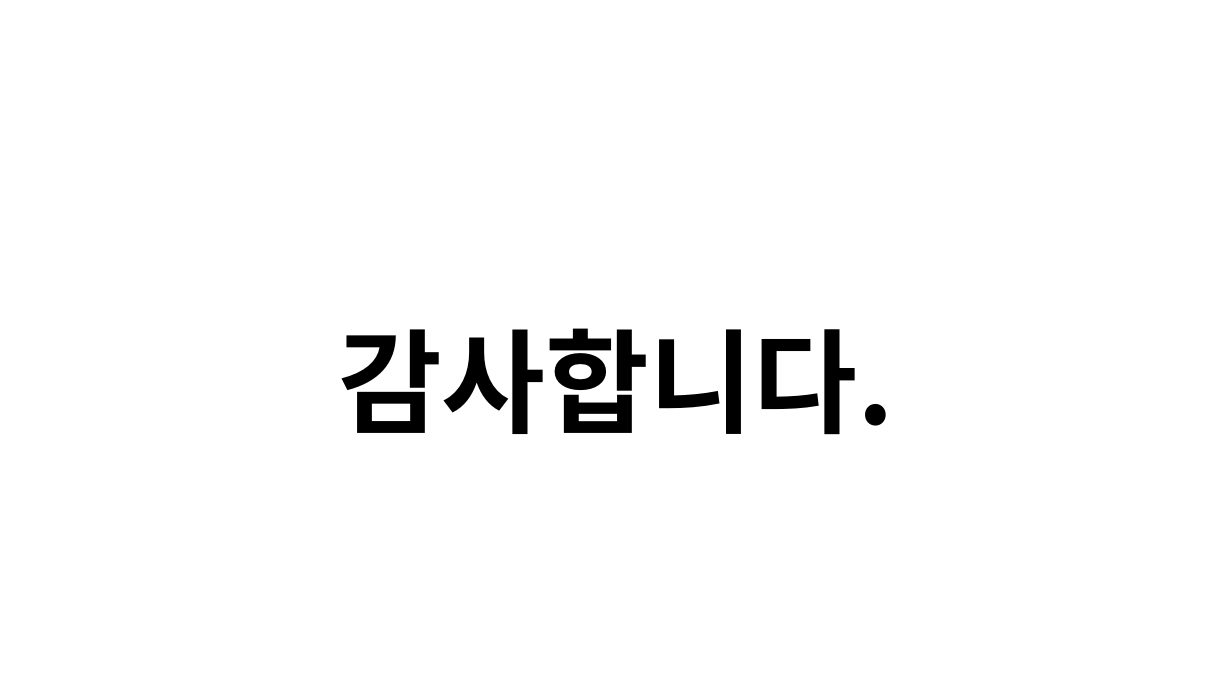
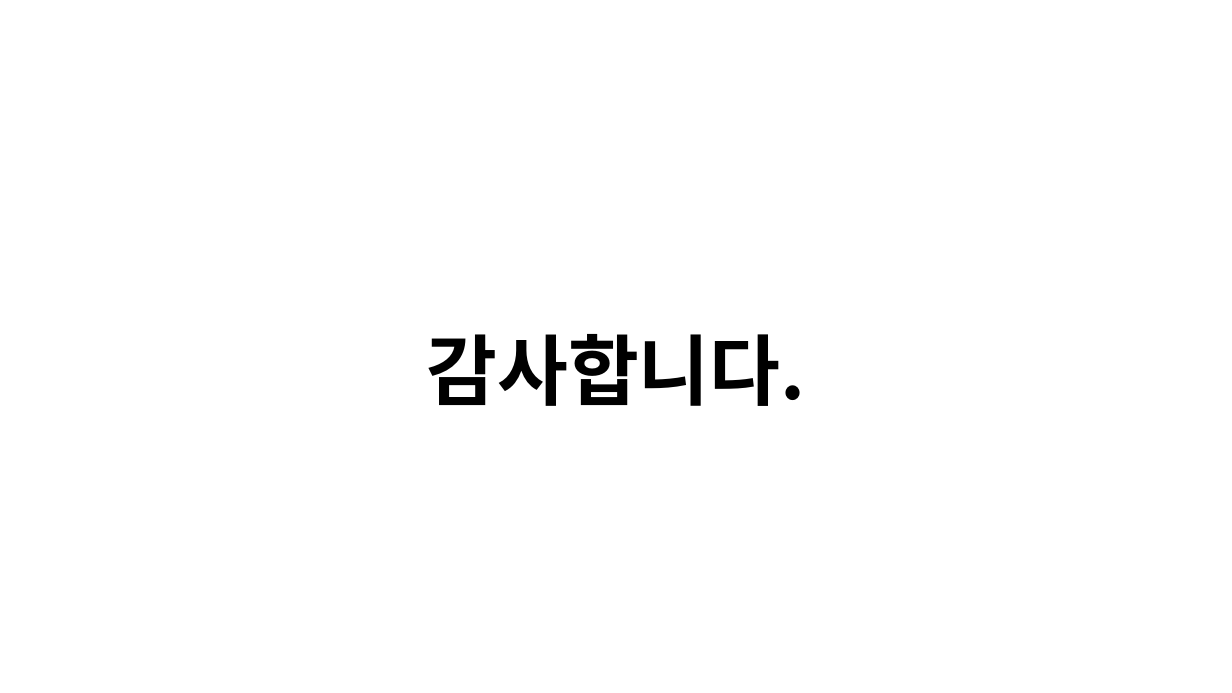
Before and after one commit to wjoongkim/Easy, a slide deck: slide 15 of 팀프로젝트_Easy팀_발표.pptx (slide 14 before the commit). Drawn at 1232x693 pixels with LibreOffice and Linux fonts; fonts in the diff are those of the drawing. Boxes give left, top, right and bottom in pixels: in the first picture for what was removed or moved away, otherwise in the second. Text is boxed around its words. In the diff, an @@ line names an element or a change of style, - is before the commit and + after.

Commit message:
발표 내용 설명해주신 내용 반영했습니다.
의견 주신 내용을 반영했습니다.
확인 부탁드립니다.

```diff
--- a/팀프로젝트_Easy팀_발표.pptx
+++ b/팀프로젝트_Easy팀_발표.pptx
@@ text "감사합니다." at (426,334,805,406): size 88 to 60 pt @@
```
Also in this commit, not shown: 11 other slides changed, 1 slide added.
